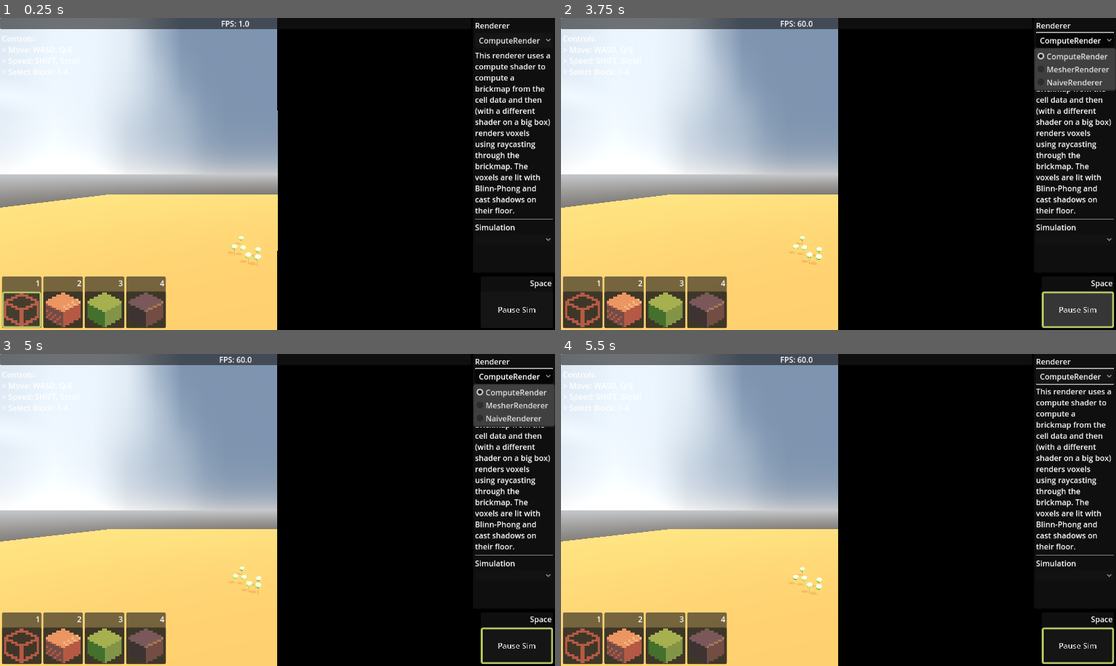
Above: before the commit, frames 1-4 (two rows, left to right).
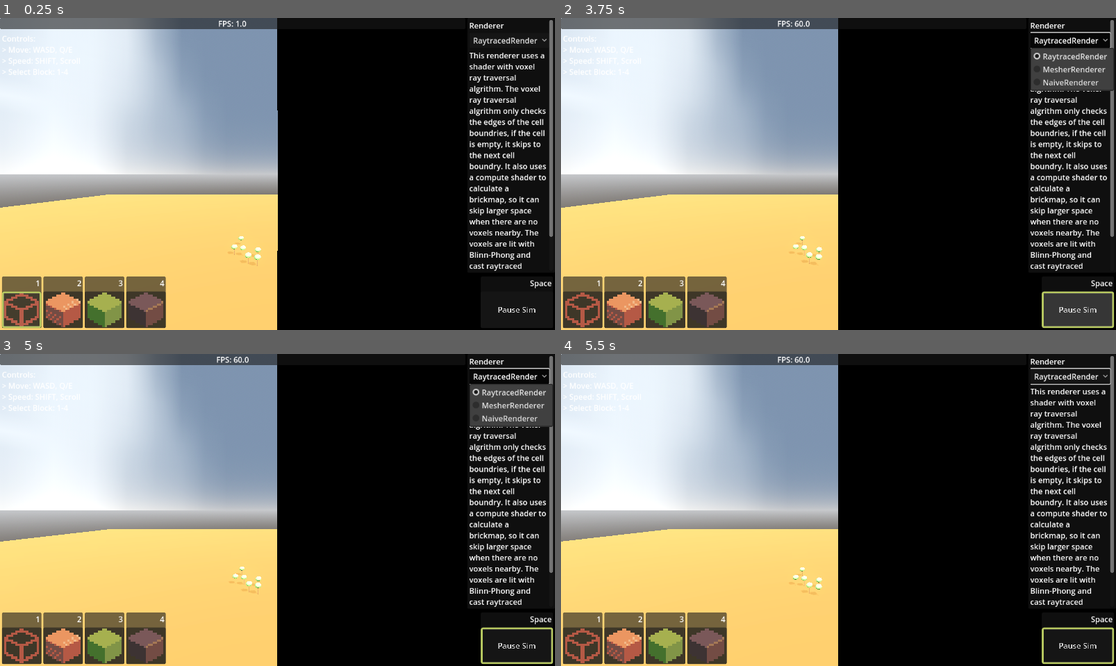
Above: after the commit, the same moments.

Repository: murumart/cgiproject
Game: Godot game, scene res://scenes/main.tscn
Same seed, same stepped clock (60 frames per second), same inputs: the game is played once before the commit and once after it.
Inputs (mouse positions are in pixels of both pictures, inside the frame that each line leads up to):
- Up to frame 1 (0.25 s): no input
- Up to frame 2 (3.75 s): click "ComputeRender" (after the commit: "RaytracedRender") at 0.5 s; click (583, 311) at 1.27 s; click "Pause Sim" at 2 s; tap Enter at 2.75 s; move the mouse to (960, 158) at 2.77 s; press the mouse at (960, 158) at 2.78 s; hold Right (ui_right) 2.78-3.53 s; tap Space at 3.5 s; move the mouse to (727, 189) at 3.52 s; release the mouse at (727, 189) at 3.53 s; hold S from 3.53 s (still down); tap E at 3.6 s
- Up to frame 3 (5 s): move the mouse to (333, 441) at 4.27 s; release S at 4.28 s; hold Right (ui_right) from 4.28 s (still down); hold Q from 4.28 s (still down)
- Up to frame 4 (5.5 s): move the mouse to (810, 572) at 5.02 s; release Right (ui_right) at 5.03 s; release Q at 5.03 s; hold W from 5.03 s (still down); tap Shift at 5.1 s; click (810, 572) at 5.17 s

The runs differ from the first frame. In frame 1, 3.8% of the frame differs, in the area x 39-100%, y 0-82%; in frame 2, 3.8%; in frame 3, 3.8%; in frame 4, 3.9%.
Error in both runs: Assertion failed: Couldnt' get rendering device (res://scenes/simulators/compute_simulator.gd:20)

Commit message:
better raytraced rendered description

Diff:
--- a/scenes/main.tscn
+++ b/scenes/main.tscn
@@ -88,8 +88,8 @@
 
 [node name="Renderers" type="Node" parent="."]
 
-[node name="ComputeRender" type="Node" parent="Renderers" node_paths=PackedStringArray("simulator", "mesh_instance")]
-editor_description = "This renderer uses a compute shader to compute a brickmap from the cell data and then (with a different shader on a big box) renders voxels using raycasting through the brickmap. The voxels are lit with Blinn-Phong and cast shadows on their floor."
+[node name="RaytracedRender" type="Node" parent="Renderers" node_paths=PackedStringArray("simulator", "mesh_instance")]
+editor_description = "This renderer uses a shader with voxel ray traversal algrithm. The voxel ray traversal algrithm only checks the edges of the cell boundries, if the cell is empty, it skips to the next cell boundry. It also uses a compute shader to calculate a brickmap, so it can skip larger space when there are no voxels nearby. The voxels are lit with Blinn-Phong and cast raytraced shadows."
 script = ExtResource("3_ya4ey")
 simulator = NodePath("../../Simulators/GDSim")
 mesh_instance = NodePath("../../Meshes/RaytracedVolume")
@@ -126,7 +126,7 @@
 [node name="Camera3D" type="Camera3D" parent="." node_paths=PackedStringArray("renderer")]
 transform = Transform3D(1, 0, 0, 0, 0.99999994, 0, 0, 0, 0.99999994, 0, 54.55, 94.71)
 script = ExtResource("3_sugp2")
-renderer = NodePath("../Renderers/ComputeRender")
+renderer = NodePath("../Renderers/RaytracedRender")
 
 [node name="Control" type="Control" parent="Camera3D" node_paths=PackedStringArray("renderers", "camera", "fps_label", "renderer_switch", "renderer_description")]
 layout_mode = 3
@@ -136,7 +136,7 @@
 grow_horizontal = 2
 grow_vertical = 2
 script = ExtResource("12_y6deb")
-renderers = [NodePath("../../Renderers/ComputeRender"), NodePath("../../Renderers/MesherRenderer"), NodePath("../../Renderers/NaiveRenderer")]
+renderers = [NodePath("../../Renderers/RaytracedRender"), NodePath("../../Renderers/MesherRenderer"), NodePath("../../Renderers/NaiveRenderer")]
 camera = NodePath("..")
 fps_label = NodePath("VBoxContainer/Hbox/Center/VBoxContainer/PanelContainer/FPSLabel")
 renderer_switch = NodePath("VBoxContainer/Hbox/PanelContainer/MarginContainer/ScrollContainer/VBoxContainer/RendererSwitch")
Not shown: 1 places in scenes/main.tscn that only renumber resources
